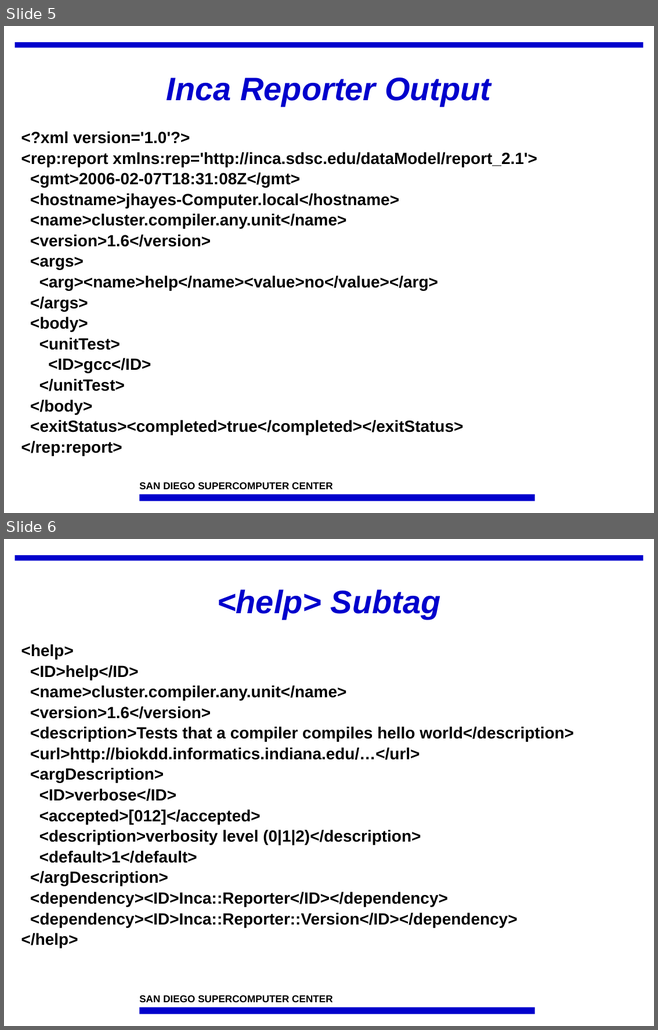
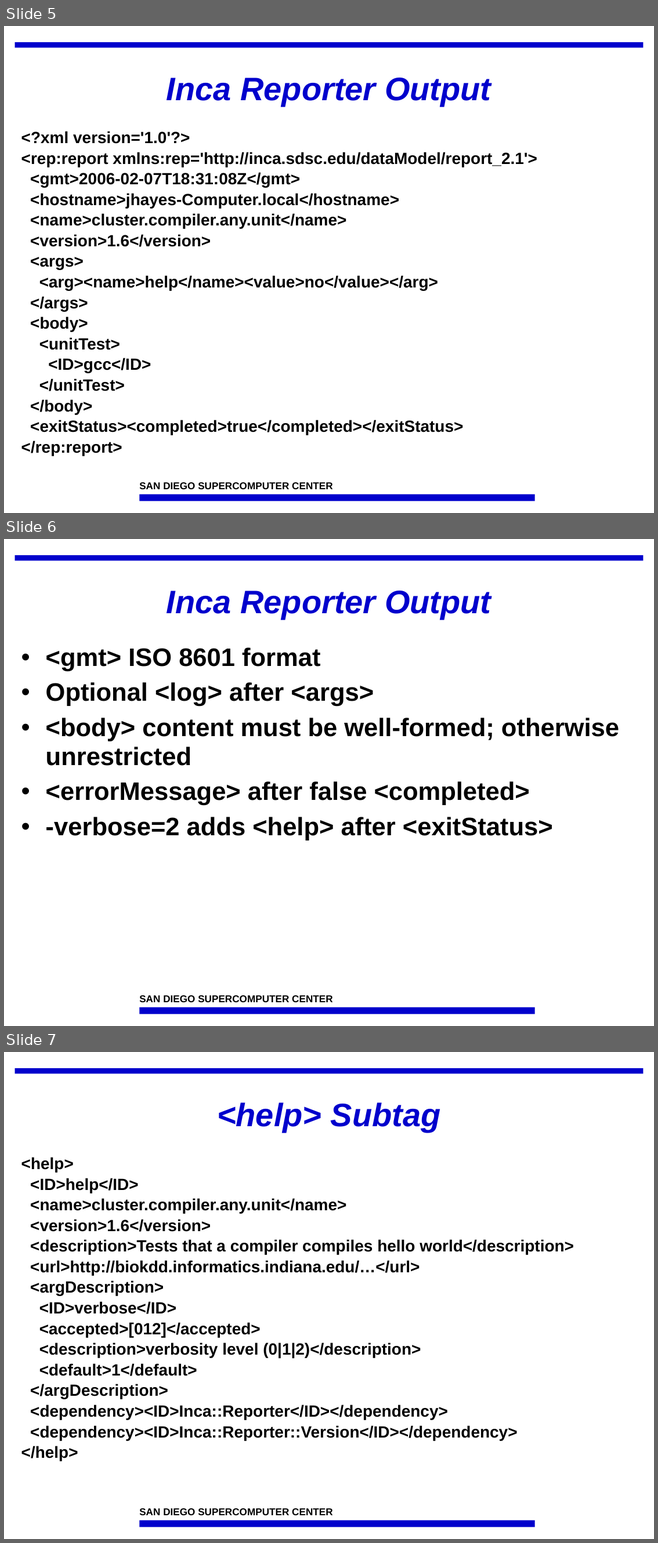
Before and after one commit to IncaProject/inca-xsede, a slide deck: talks/incaReporters.ppt. Shown one above the other, each under a label of ours: slides 5 and 6 before the commit, slides 5, 6 and 7 after it. The pictures are 658x1030 and 658x1543 pixels, drawn with LibreOffice and Linux fonts; fonts in the diff are those of the drawing; background and template pictures are left out. Boxes give left, top, right and bottom in pixels: in the first picture for what was removed or moved away, otherwise in the second. Text is boxed around its words. In the diff, an @@ line names an element or a change of style, - is before the commit and + after.

```diff
--- a/talks/incaReporters.ppt
+++ b/talks/incaReporters.ppt
@@ slide 6 added at (4,539,654,1026), background #FFFFFF; not listed: 3 template elements that a slide beside it also shows @@
@@ title added at (166,591,491,619), 36 pt, text #0000CC, bold, italic @@
+Inca Reporter Output
@@ text added at (46,647,619,841), 28 pt, text #000000, bold @@
+• <gmt> ISO 8601 format
+• Optional <log> after <args>
+• <body> content must be well-formed; otherwise unrestricted
+• <errorMessage> after false <completed>
+• -verbose=2 adds <help> after <exitStatus>
@@ what was slide 6 is now slide 7 @@
```
Also in this commit, not shown: 5 slides changed, 1 other slide added.
